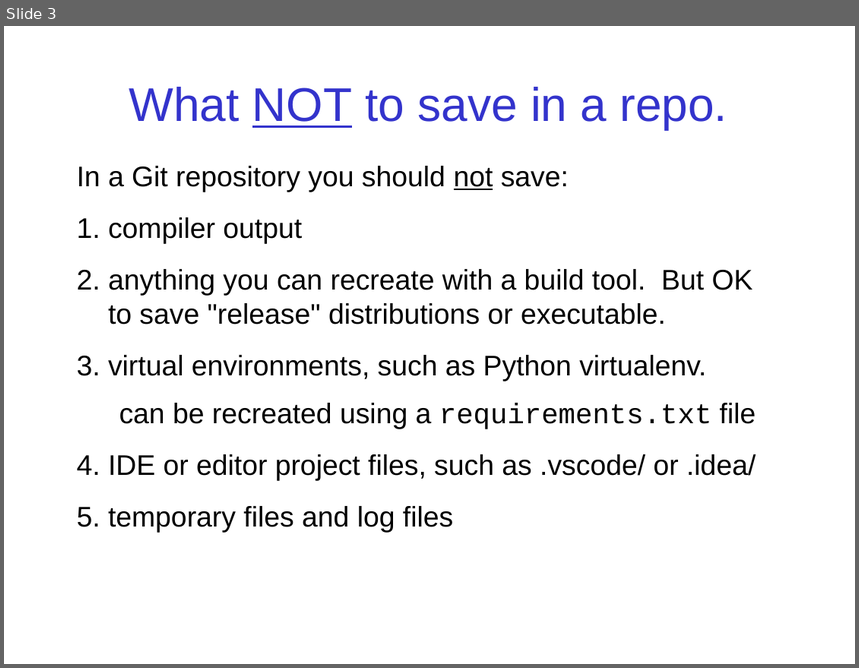
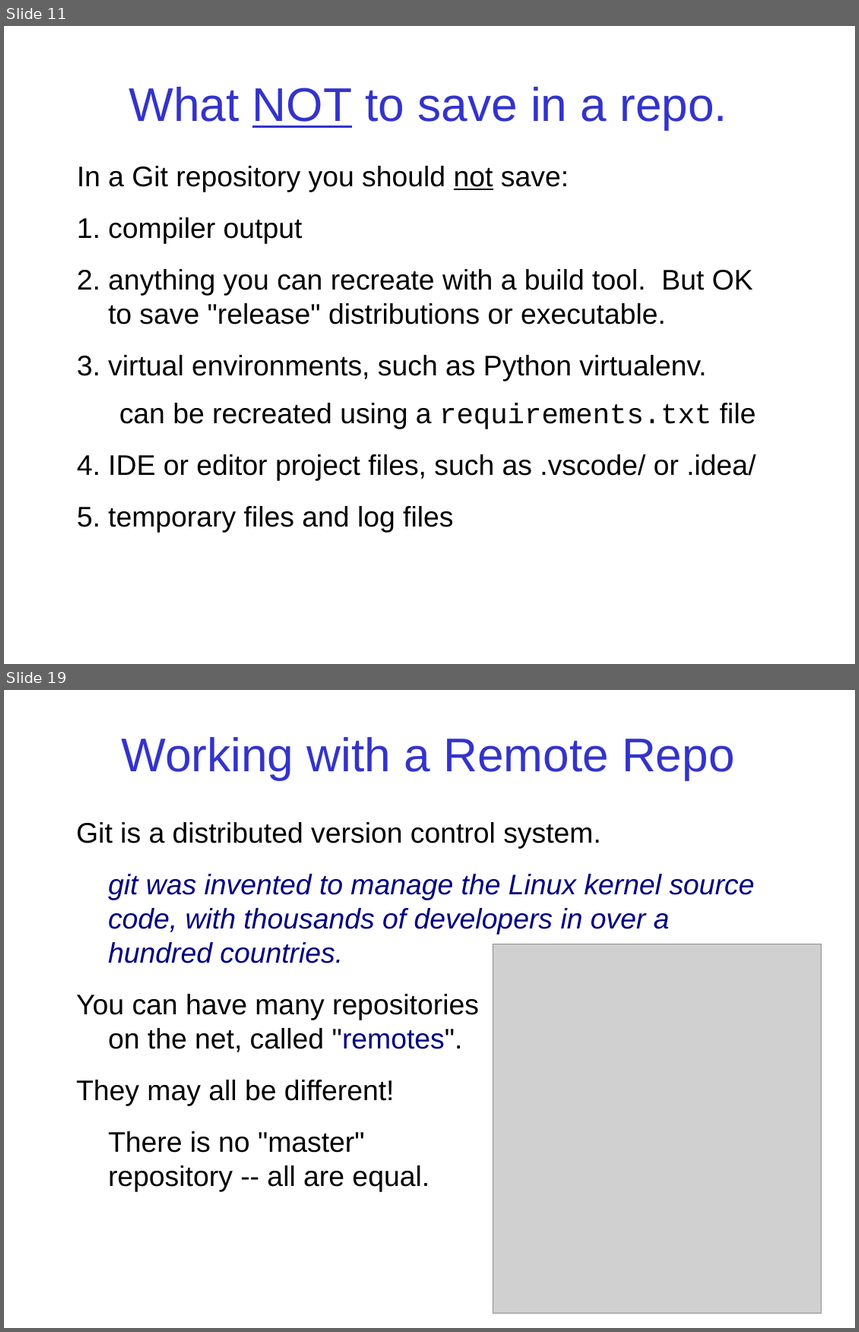
Before and after one commit to skeoop/skeoop.github.io, a slide deck: git/Git-Basics.ppt. Shown one above the other, each under a label of ours: slide 3 before the commit, slides 11 and 19 after it; the slides between them are not shown. The pictures are 859x668 and 859x1332 pixels, drawn with LibreOffice and Linux fonts; fonts in the diff are those of the drawing; grey boxes stand for pictures. Boxes give left, top, right and bottom in pixels: in the first picture for what was removed or moved away, otherwise in the second. Text is boxed around its words. In the diff, an @@ line names an element or a change of style, - is before the commit and + after.

```diff
--- a/git/Git-Basics.ppt
+++ b/git/Git-Basics.ppt
@@ slide 19 added at <box>4,690,855,1328</box>, background #FFFFFF @@
@@ title added at <box>122,737,735,780</box>, 40 pt, text #3333CC @@
+Working with a Remote Repo
@@ text added at <box>76,822,755,1192</box>, 24 pt, text #000000 @@
+Git is a distributed version control system.
+git was invented to manage the Linux kernel source code, with thousands of developers in over a hundred countries.
+You can have many repositories
+on the net, called "remotes".
+They may all be different!
+There is no "master"
+repository -- all are equal.
@@ picture added at <box>493,945,822,1314</box> @@
@@ what was slide 3 is now slide 11 @@
```
Also in this commit, not shown: 2 slides changed, 19 other slides added, 4 other files.
